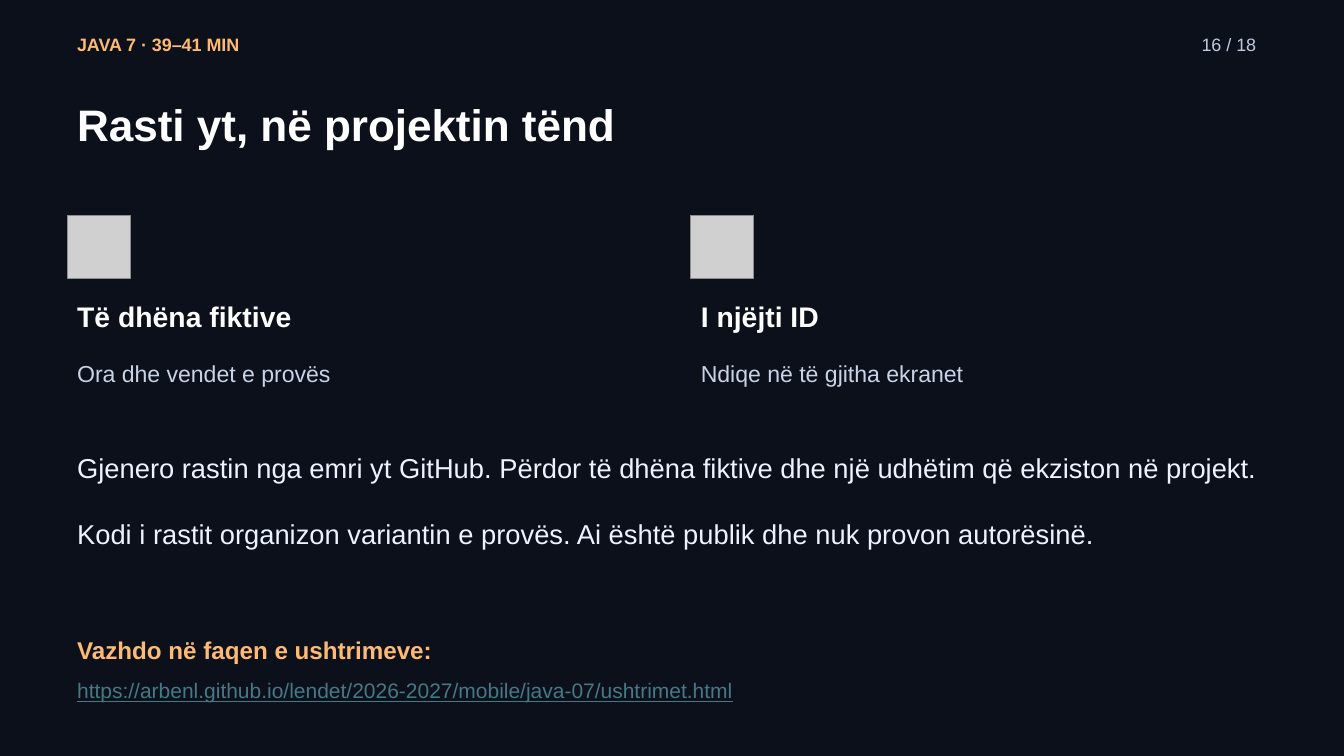
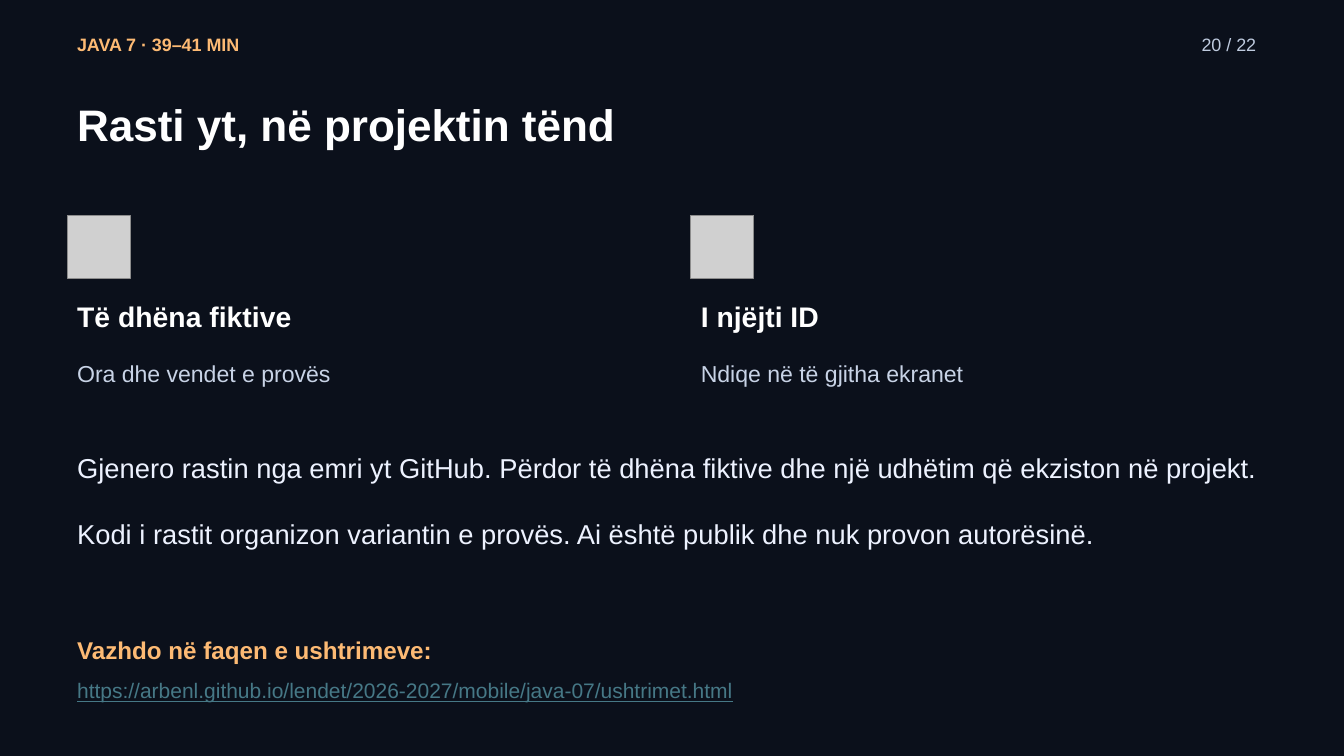
Before and after one commit to arbenl/arbenl.github.io, a slide deck: slide 20 of lendet/2026-2027/mobile/lectures/ligjerata-07-kontrolli-mvp-rideshare-2026.pptx (slide 16 before the commit). Drawn at 1344x756 pixels with LibreOffice and Linux fonts; fonts in the diff are those of the drawing; grey boxes stand for pictures. Boxes give left, top, right and bottom in pixels: in the first picture for what was removed or moved away, otherwise in the second. Text is boxed around its words. In the diff, an @@ line names an element or a change of style, - is before the commit and + after.

```diff
--- a/lendet/2026-2027/mobile/lectures/ligjerata-07-kontrolli-mvp-rideshare-2026.pptx
+++ b/lendet/2026-2027/mobile/lectures/ligjerata-07-kontrolli-mvp-rideshare-2026.pptx
@@ text at (1202, 38, 1256, 51): text changed @@
-16 / 18
+20 / 22
```
Also in this commit, not shown: 17 other slides changed, 4 slides added, 21 other files.
